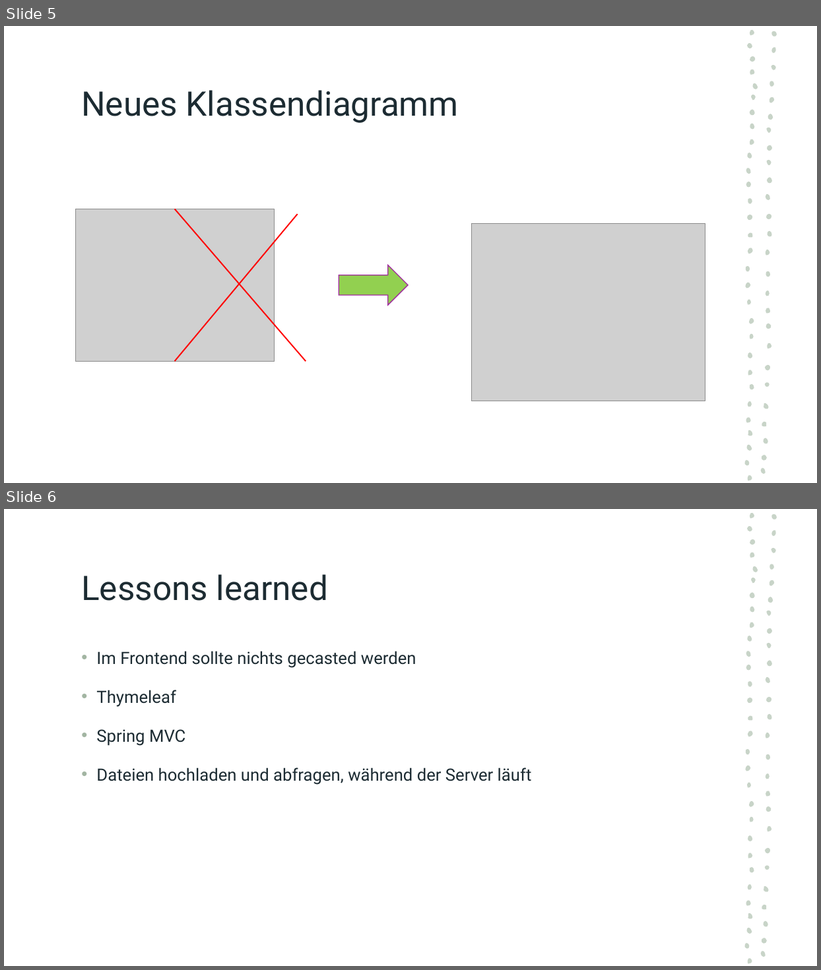
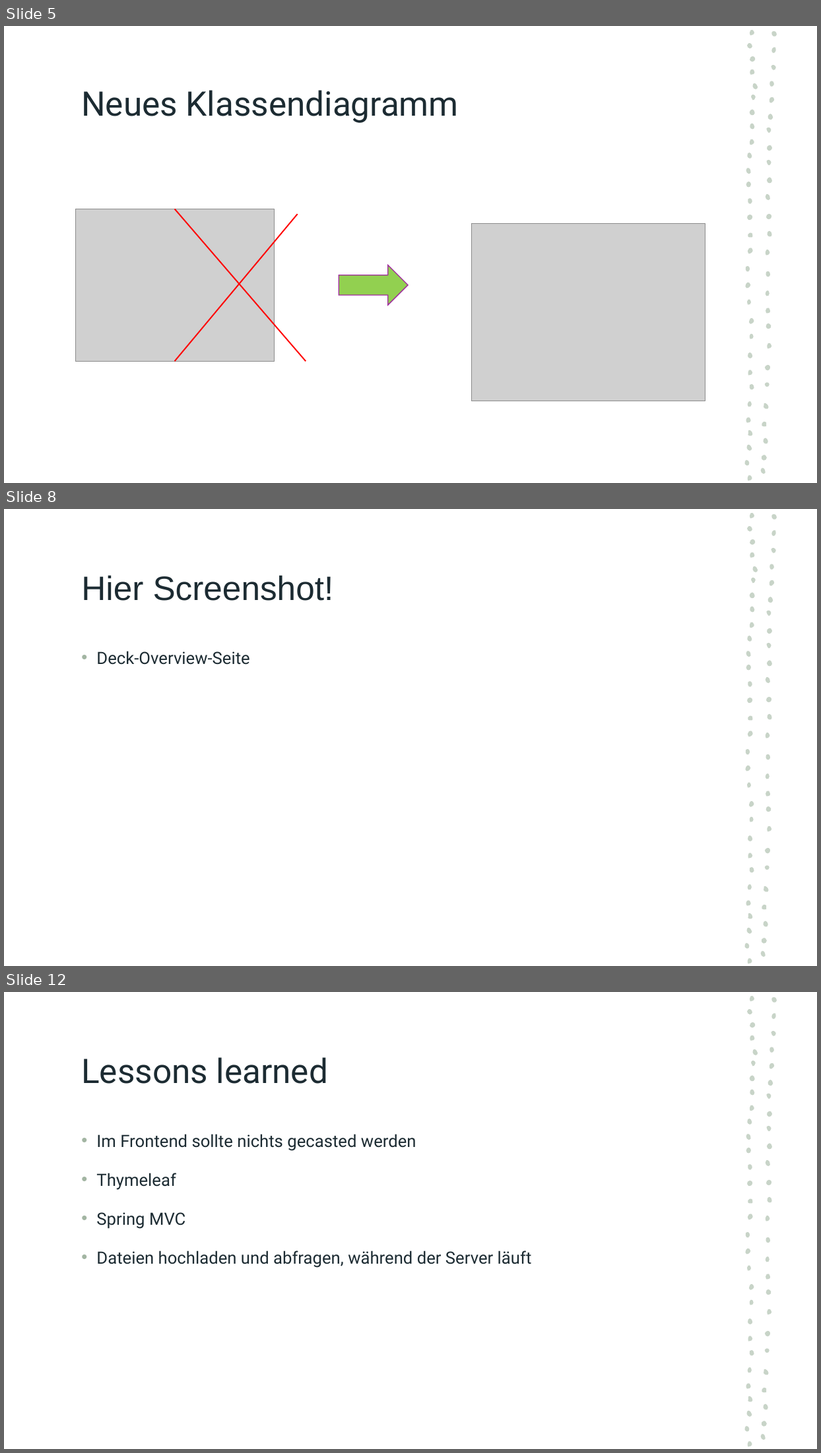
Before and after one commit to fh-erfurt/AICard, a slide deck: Präsentationen/Präsentation5.ppsx. Shown one above the other, each under a label of ours: slides 5 and 6 before the commit, slides 5, 8 and 12 after it; the slides between them are not shown. The pictures are 821x970 and 821x1453 pixels, drawn with LibreOffice and Linux fonts; fonts in the diff are those of the drawing; grey boxes stand for pictures. Boxes give left, top, right and bottom in pixels: in the first picture for what was removed or moved away, otherwise in the second. Text is boxed around its words. In the diff, an @@ line names an element or a change of style, - is before the commit and + after.

```diff
--- a/Präsentationen/Präsentation5.ppsx
+++ b/Präsentationen/Präsentation5.ppsx
@@ slide 8 added at (4, 509, 817, 966), background #FFFFFF; not listed: 57 template elements that a slide beside it also shows @@
@@ title added at (81, 575, 334, 601), 40 pt, text #1C2B32 @@
+Hier Screenshot!
@@ text added at (96, 651, 250, 665), 20 pt, text #1C2B32 @@
+• Deck-Overview-Seite
@@ what was slide 6 is now slide 12 @@
```
Also in this commit, not shown: 1 slide changed, 5 other slides added.
